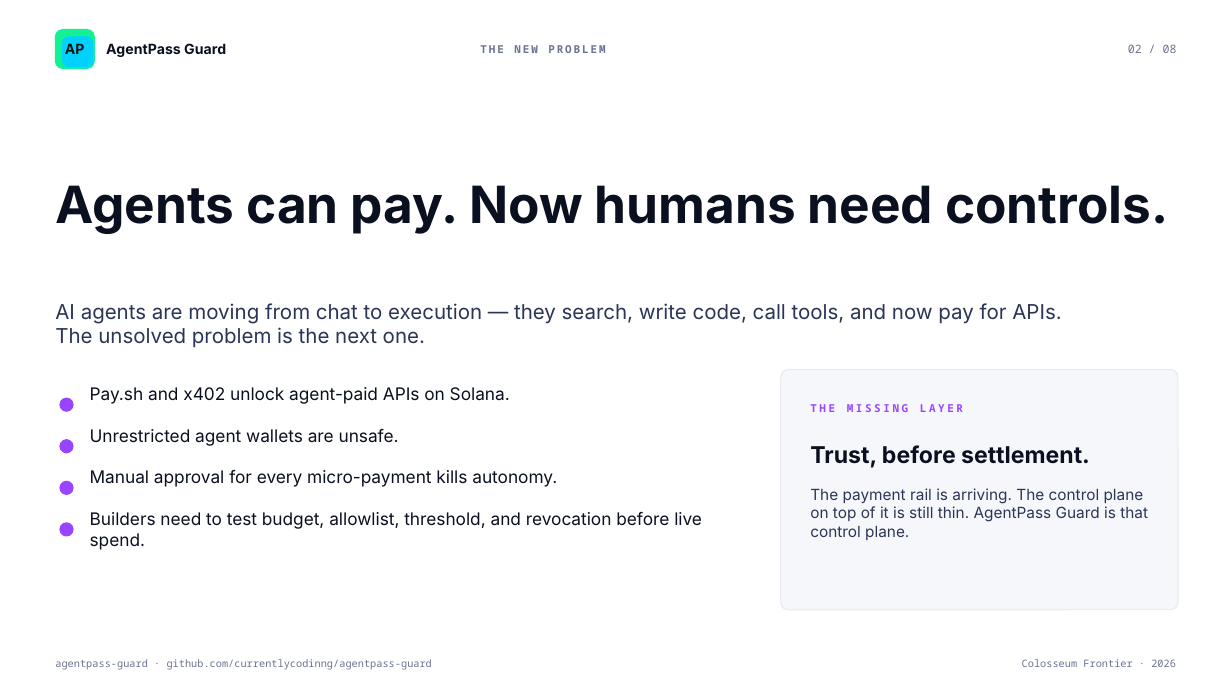
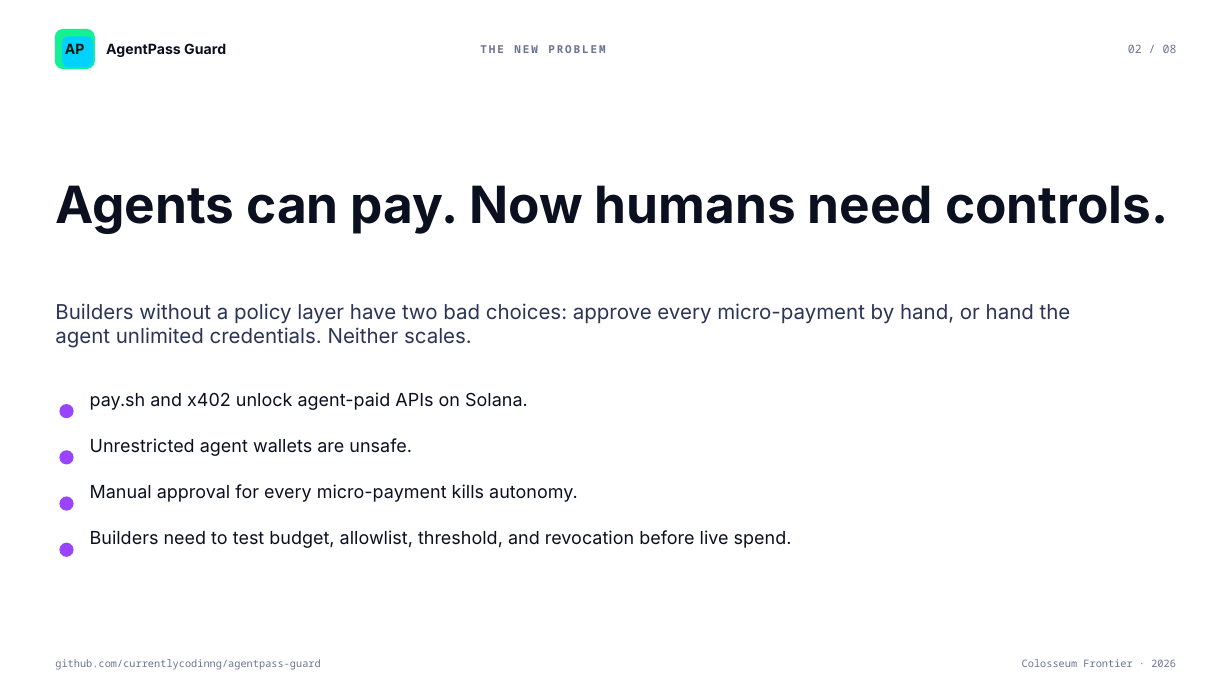
Before and after one commit to currentlycodinng/agentpass-guard, a slide deck: slide 2 of deliverables/agentpass-guard-frontier-deck.pptx. Drawn at 1232x693 pixels with LibreOffice and Linux fonts; fonts in the diff are those of the drawing. Boxes give left, top, right and bottom in pixels: in the first picture for what was removed or moved away, otherwise in the second. Text is boxed around its words. In the diff, an @@ line names an element or a change of style, - is before the commit and + after.

```diff
--- a/deliverables/agentpass-guard-frontier-deck.pptx
+++ b/deliverables/agentpass-guard-frontier-deck.pptx
@@ text at <box>55,303,1071,348</box>: text changed @@
-AI agents are moving from chat to execution — they search, write code, call tools, and now pay for APIs. The unsolved problem is the next one.
+Builders without a policy layer have two bad choices: approve every micro-payment by hand, or hand the agent unlimited credentials. Neither scales.
@@ rounded rectangle removed at <box>781,370,1178,610</box> @@
@@ ellipse: place and size @@
-ellipse at <box>60,398,73,411</box>
+ellipse at <box>60,405,73,418</box>
@@ text at <box>90,392,528,410</box>: text changed; size 13.5 to 14 pt @@
-Pay.sh and x402 unlock agent-paid APIs on Solana.
+pay.sh and x402 unlock agent-paid APIs on Solana.
@@ text removed at <box>810,404,963,412</box> @@
-THE MISSING LAYER
@@ text "Unrestricted agent wallets are unsafe.": place and size @@
-text "Unrestricted agent wallets are unsafe." at <box>90,429,399,446</box>
+text "Unrestricted agent wallets are unsafe." at <box>90,438,412,456</box>
@@ text removed at <box>810,445,1090,468</box> @@
-Trust, before settlement.
@@ ellipse: place and size @@
-ellipse at <box>60,440,73,453</box>
+ellipse at <box>60,451,73,464</box>
@@ ellipse: place and size @@
-ellipse at <box>60,482,73,494</box>
+ellipse at <box>60,497,73,510</box>
@@ text "Manual approval for every micro-payment ...": place and size @@
-text "Manual approval for every micro-payment ..." at <box>90,470,557,487</box>
+text "Manual approval for every micro-payment ..." at <box>90,484,578,502</box>
@@ text removed at <box>810,488,1148,540</box> @@
-The payment rail is arriving. The control plane on top of it is still thin. AgentPass Guard is that control plane.
@@ size 13.5 to 14 pt in 3 elements at <box>90,438,412,456</box>, <box>90,484,578,502</box>, <box>90,530,792,548</box> @@
@@ text "Builders need to test budget, ...": place and size @@
-text "Builders need to test budget, ..." at <box>90,512,702,550</box>
+text "Builders need to test budget, ..." at <box>90,530,792,548</box>
@@ ellipse: place and size @@
-ellipse at <box>60,523,73,536</box>
+ellipse at <box>60,543,73,556</box>
@@ text at <box>55,659,320,670</box>: text changed @@
-agentpass-guard · github.com/currentlycodinng/agentpass-guard
+github.com/currentlycodinng/agentpass-guard
```
Also in this commit, not shown: 6 other slides changed, 1 slide added, 1 slide removed, 15 other files.
